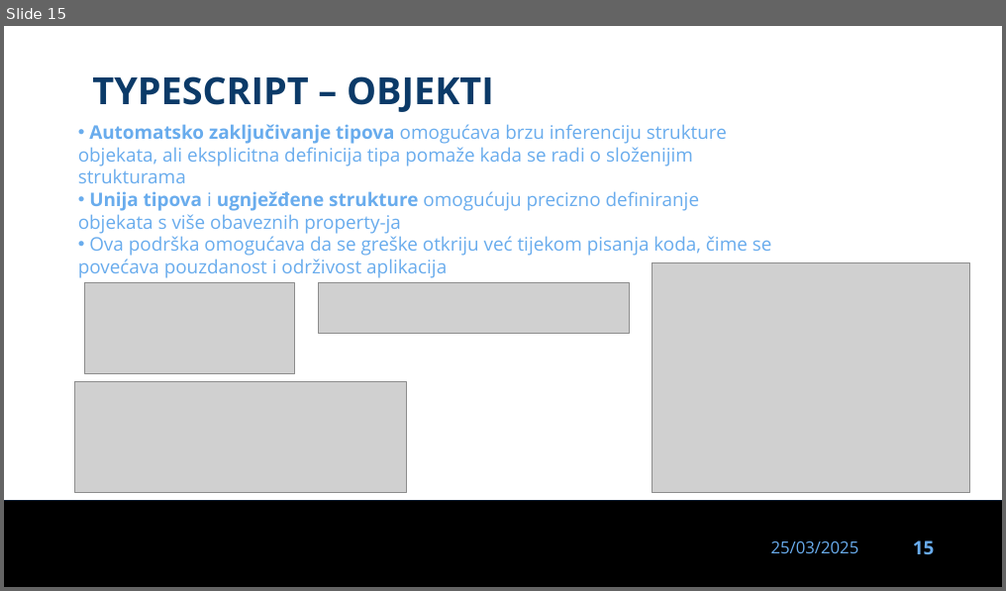
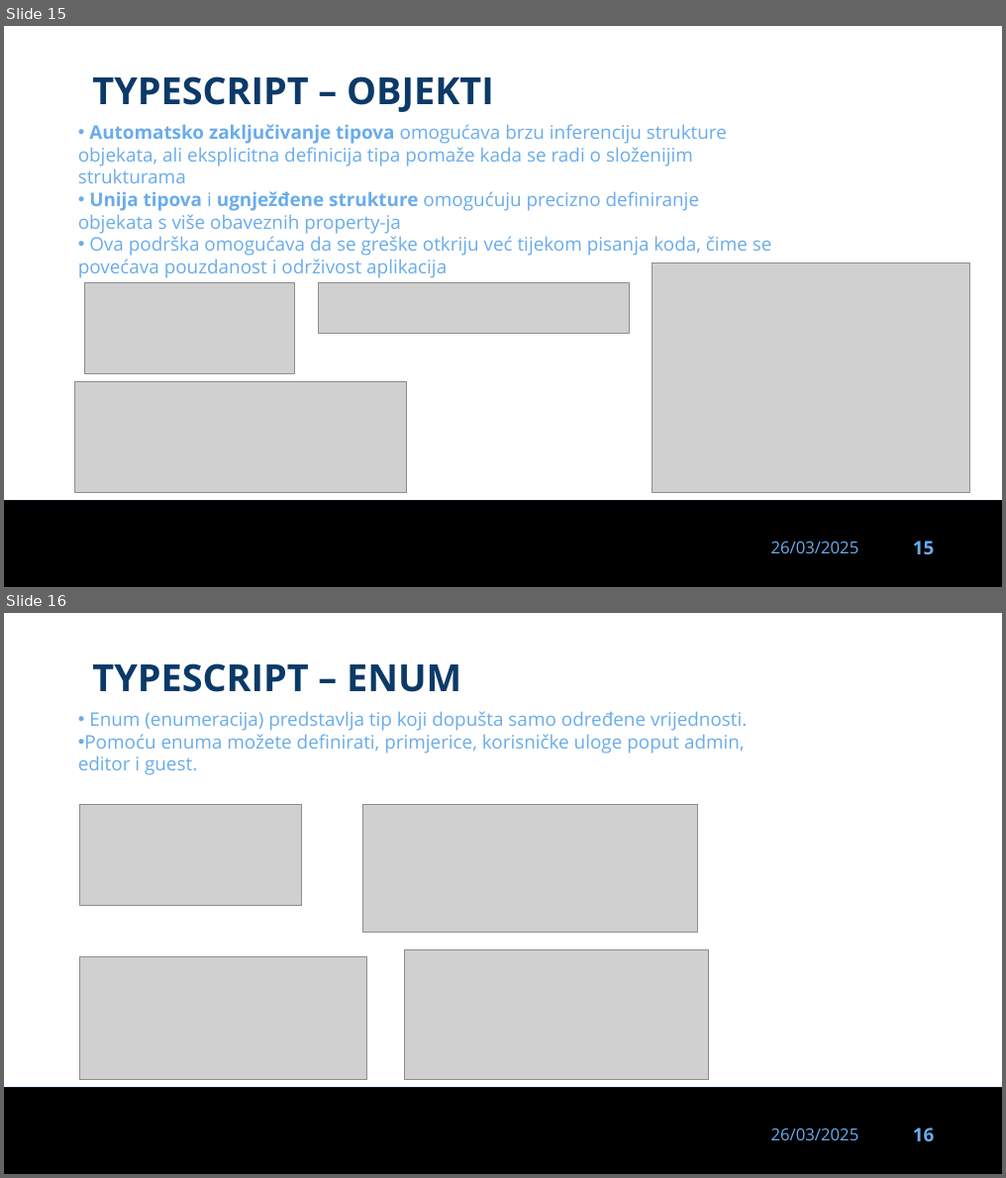
Before and after one commit to dinoDuvnjak/CTK, a slide deck: Bootcamp/typescript/typescript-uvod.pptx. Shown one above the other, each under a label of ours: slide 15 before the commit, slides 15 and 16 after it. The pictures are 1006x591 and 1006x1178 pixels, drawn with LibreOffice and Linux fonts; fonts in the diff are those of the drawing; grey boxes stand for pictures; background and template pictures are left out. Boxes give left, top, right and bottom in pixels: in the first picture for what was removed or moved away, otherwise in the second. Text is boxed around its words. In the diff, an @@ line names an element or a change of style, - is before the commit and + after.

Commit message:
typescript wip

```diff
--- a/Bootcamp/typescript/typescript-uvod.pptx
+++ b/Bootcamp/typescript/typescript-uvod.pptx
@@ slide 16 added at box(4, 613, 1002, 1174), background #FFFFFF; not listed: 3 template elements that a slide beside it also shows @@
@@ text added at box(92, 663, 461, 692), 36 pt, text #0B3A68, bold @@
+TYPESCRIPT – ENUM
@@ text added at box(78, 711, 746, 775), 18 pt, text #69ACED @@
+• Enum (enumeracija) predstavlja tip koji dopušta samo određene vrijednosti.
+• Pomoću enuma možete definirati, primjerice, korisničke uloge poput admin, editor i guest.
@@ picture added at box(79, 805, 302, 906) @@
@@ picture added at box(363, 805, 698, 933) @@
@@ picture added at box(79, 957, 367, 1080) @@
@@ picture added at box(405, 951, 709, 1080) @@
@@ slide 15 changed as well @@
@@ text at box(771, 542, 859, 554): text changed @@
-25/03/2025
+26/03/2025
```
Also in this commit, not shown: 14 other slides changed, 13 other slides added, 1 slide removed, 8 other files.
